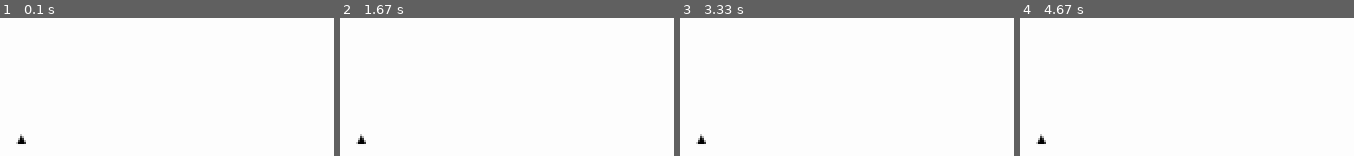
Above: before the commit, frames 1-4 (left to right).
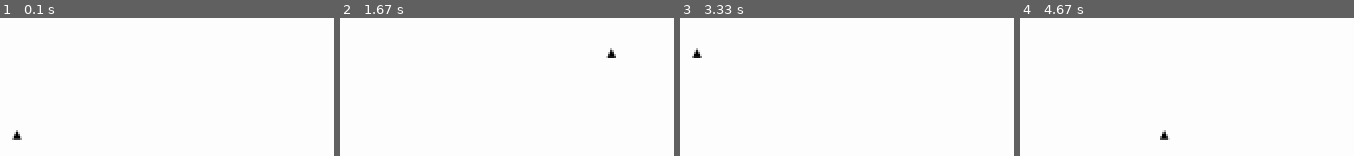
Above: after the commit, the same moments.

Repository: LeBoku/tds
Game: pygame game, started from tds/tds/tds.py
The game is run twice, just before and just after one commit, with the same random seed, the same clock (stepped at 60 frames per second) and the same inputs.
Inputs:
- Up to frame 1 (0.1 s): no input
- Up to frame 2 (1.67 s): hold D 0.33-0.8 s; hold W 0.83-1.13 s; hold D 1.17-1.63 s
- Up to frame 3 (3.33 s): hold A 1.67-2.2 s; hold S 2.23-2.53 s; hold A 2.57-2.97 s; hold W from 3 s (still down)
- Up to frame 4 (4.67 s): release W at 3.37 s; hold D 3.4-4.03 s; hold S 4.07-4.43 s; hold A from 4.47 s (still down)

The runs differ from the first frame. In frame 1, 0.3% of the frame differs, in the area x 3-8%, y 81-92%; in frame 2, 0.3%, in the area x 4-83%, y 21-92%; in frame 3, 0.3%; in frame 4, 0.3%.

Commit message:
removed pyc files; playermovement via wasd

Diff:
--- a/tds/tds/map/mapController.py
+++ b/tds/tds/map/mapController.py
@@ -7,15 +7,17 @@
 class MapController(Controller):
 	def __init__(self):
 		super().__init__()
+		self.player = None
+		self.entities = []
+
 		self.displayHandler = MapDisplay(self)
-		self.entities = []
 		self.bounds = mapBounds
+
 		self.setUpEntities()
-		self.player = None
 
 	def setUpEntities(self):
 		self.player = PlayerController(self)
-		self.player.coord = 500, 400
+		self.player.coord = [500, 400]
 		self.entities.append(self.player)
 
 	def display(self):
@@ -24,6 +26,9 @@
 		for entity in self.entities:
 			entityDisplay = entity.display()
 
-			display.blit(entityDisplay, entity.coord)
+			entityRect = entityDisplay.get_rect()
+			entityRect.center = entity.coord;
+
+			display.blit(entityDisplay, entityRect.topleft)
 
 		return display
--- a/tds/tds/player/playerController.py
+++ b/tds/tds/player/playerController.py
@@ -1,7 +1,31 @@
+import pygame.locals
+
 from character.characterController import CharacterController
 from player.playerDisplay import PlayerDisplay
+
+from pygameUtil.EventHandling import EventListener
 
 class PlayerController(CharacterController):
 	def __init__(self, map):
 		super().__init__(map)
+		self.speed = 5
 		self.displayHandler = PlayerDisplay(self)
+
+	def registerEvents(self):
+		super().registerEvents()
+
+		@EventListener("KEY_IS_DOWN", key=pygame.locals.K_w)
+		def onMouseDown(event):
+			self.coord[1] -= self.speed
+
+		@EventListener("KEY_IS_DOWN", key=pygame.locals.K_d)
+		def onMouseDown(event):
+			self.coord[0] += self.speed
+
+		@EventListener("KEY_IS_DOWN", key=pygame.locals.K_s)
+		def onMouseDown(event):
+			self.coord[1] += self.speed
+
+		@EventListener("KEY_IS_DOWN", key=pygame.locals.K_a)
+		def onMouseDown(event):
+			self.coord[0] -= self.speed
Not shown, changed: .gitignore
